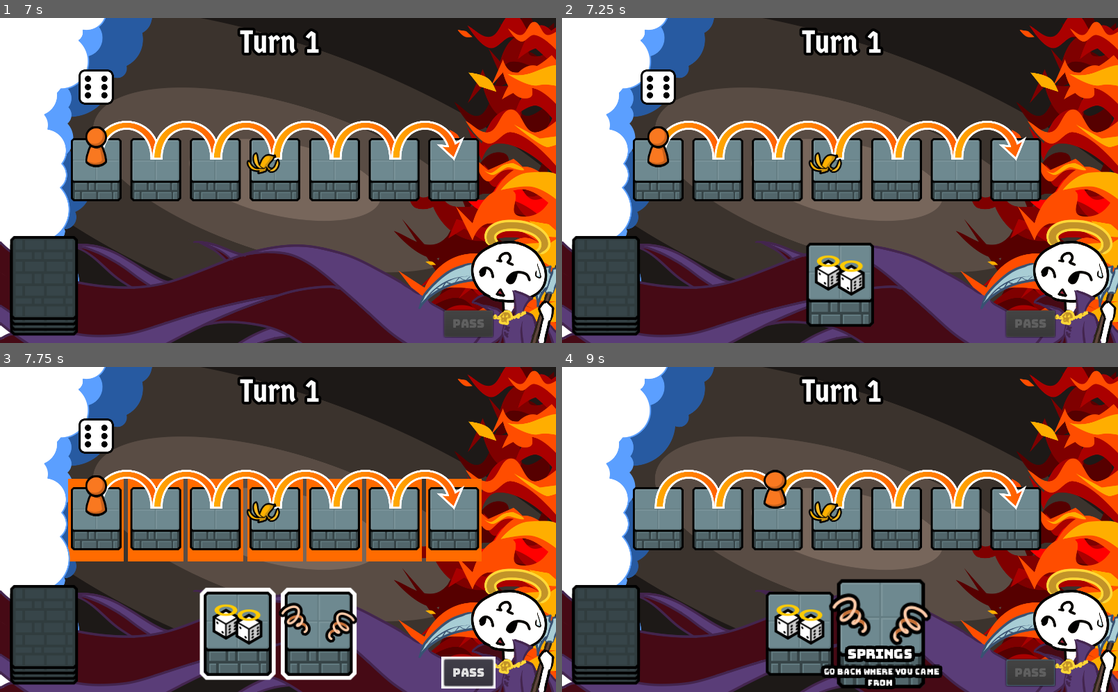
Above: before the commit, frames 1-4 (two rows, left to right).
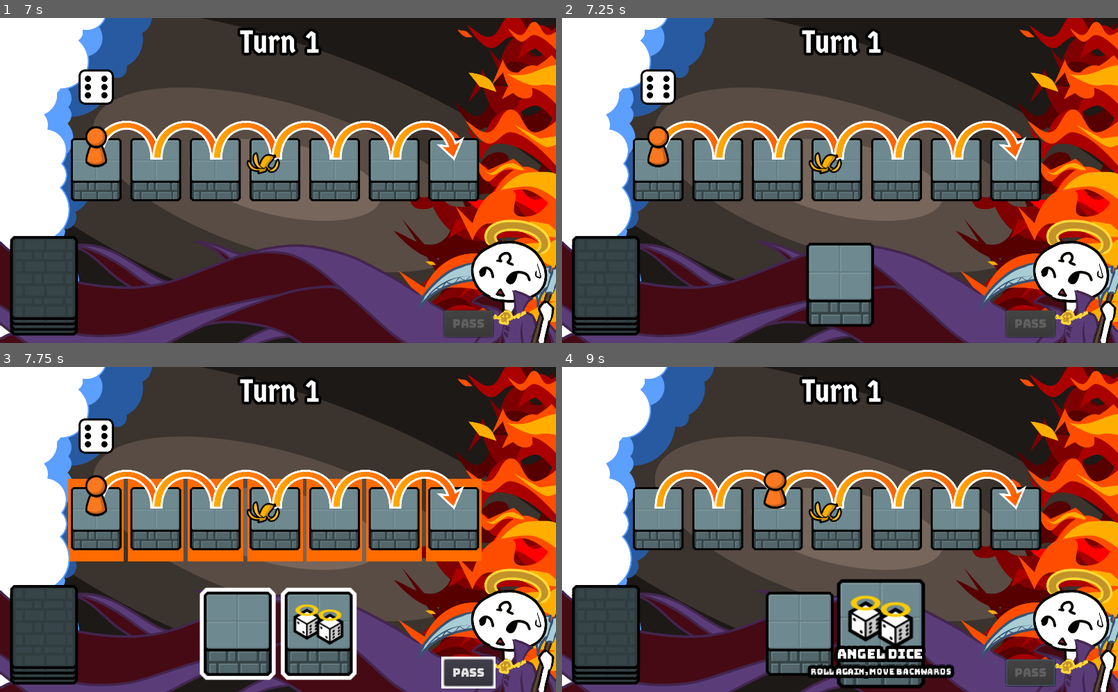
Above: after the commit, the same moments.

Repository: notapixelstudio/gaod
Game: Godot game, scene res://Room.tscn
Two runs of this game, one before a commit and one after it. Both use one fixed random seed, a clock stepped at 60 frames per second and the inputs below. Sound files missing from this copy of the repository are replaced by a short silence.
Inputs (mouse positions are in pixels of both pictures, inside the frame that each line leads up to):
- Up to frame 1 (7 s): tap Enter at 0.5, 2.75 s; move the mouse to (400, 164) at 0.52 s; click (400, 164) at 0.67 s; drag from (166, 196) to (455, 157) at 1.27 s; tap Space at 2, 6.5 s; move the mouse to (333, 109) at 2.02 s; click (333, 109) at 2.17 s; drag from (250, 245) to (394, 157) at 2.77 s; move the mouse to (444, 229) at 3.52 s; click (444, 229) at 3.67 s; drag from (111, 131) to (333, 157) at 4.27 s; move the mouse to (305, 180) at 5.02 s; click (305, 180) at 5.17 s; drag from (194, 99) to (272, 157) at 5.77 s; move the mouse to (400, 164) at 6.52 s; click (400, 164) at 6.67 s
- Up to frame 2 (7.25 s): no input
- Up to frame 3 (7.75 s): drag from (278, 633) to (216, 506) at 7.27 s
- Up to frame 4 (9 s): click "PASS" at 8 s; move the mouse to (878, 633) at 8.77 s; click (878, 633) at 8.92 s

Frame 1 is identical in both runs. In frame 2, 0.8% of the frame differs, in the area x 45-55%, y 72-86%; in frame 3, 1.8%; in frame 4, 3.6%, in the area x 38-71%, y 69-100%.

Commit message:
Deck is now built via leveling up.

Diff:
--- a/godot/Deck.gd
+++ b/godot/Deck.gd
@@ -2,73 +2,37 @@
 
 class_name Deck
 
-var cards := [
+var composition := [
 	'empty',
 	'springs',
 	'angel dice'
 ]
-var actual_cards : Array
-
-var sets = [
-	[
-		'empty',
-		'empty',
-		'bananas',
-		'rewind',
-		'lightbulbs'
-	],
-	[
-		'lightbulbs',
-		'empty',
-		'empty',
-		'springs',
-		'rewind',
-		'forward'
-	],
-	[
-		'demon dice',
-		'demon dice',
-		'bananas',
-		'bananas'
-	],
-	[
-		'ghost tile',
-		'ghost tile',
-		'ghost tile',
-		'ghost tile'
-	],
-	[
-		'empty',
-		'empty',
-		'empty',
-		'empty',
-		'rewind',
-		'forward',
-		'bananas',
-		'bananas',
-		'angel dice',
-		'angel dice',
-		'springs',
-		'springs',
-		'demon dice',
-		'demon dice'
-	]
-]
+var cards : Array
 
 func _init():
 	randomize()
-	self.new_cards()
+	self.reset()
 
-func new_cards():
-	actual_cards = cards.slice(0, len(cards)-1)
-	actual_cards.shuffle()
+	Events.connect('new_cards_obtained', self, '_on_new_cards_obtained')
 
-	# unlock more cards as you go
-	if len(sets) > 0:
-		cards.append_array(sets.pop_front())
+func reset():
+	cards = [] + composition # duplicate
+	cards.shuffle()
 
 func draw():
-	if len(actual_cards) == 0:
-		self.new_cards()
+	if len(cards) == 0:
+		self.reset()
 
-	return actual_cards.pop_front()
+	return cards.pop_front() # no need to store used cards in a discard pile atm
+
+func add_new_cards(new_cards):
+	if len(new_cards) <= 0:
+		return
+
+	var a_new_card = new_cards.pop_front()
+	composition.append_array(new_cards)
+	self.reset() # do not wait for the deck to be emptied to start drawing the new cards
+	cards.push_front(a_new_card) # one of the new cards is drawn as soon as possible
+
+func _on_new_cards_obtained(new_cards):
+	self.add_new_cards(new_cards)
--- a/godot/Room.gd
+++ b/godot/Room.gd
@@ -105,9 +105,10 @@
 
 func level_up():
 	level += 1
-	yield(get_tree().create_timer(0.2), "timeout")
+	yield(get_tree().create_timer(0.5), "timeout")
 	$LevelUp.visible = true
 
 func _on_loot_picked_up():
 	$LevelUp.visible = false
+	Events.emit_signal("new_cards_obtained", ['bananas','bananas'])
 	Events.emit_signal("leveled_up")
--- a/godot/global/Events.gd
+++ b/godot/global/Events.gd
@@ -14,6 +14,7 @@
 signal mortal_moved()
 signal mortal_turn_end()
 
+signal new_cards_obtained(new_cards)
 signal leveled_up()
 
 signal game_over()
